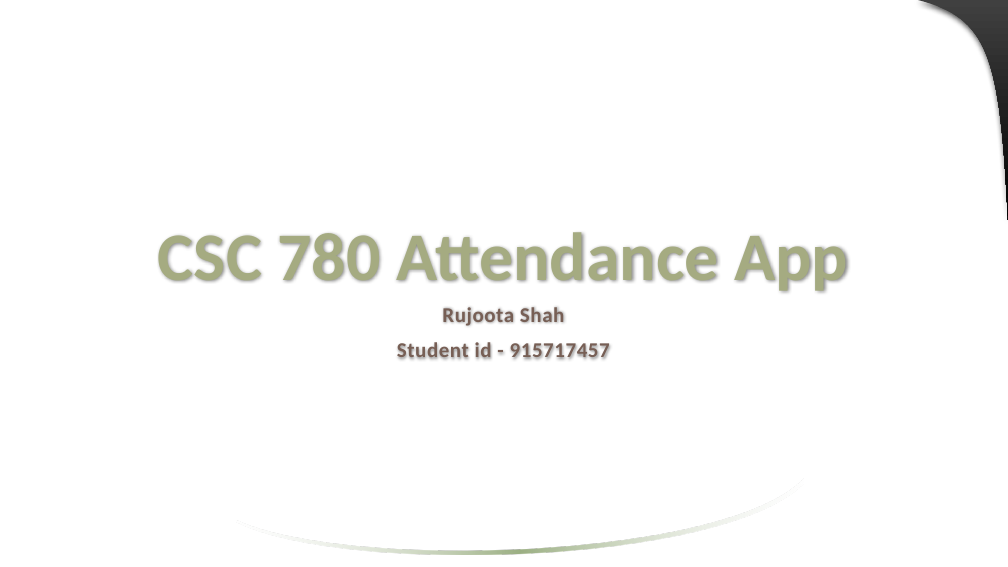
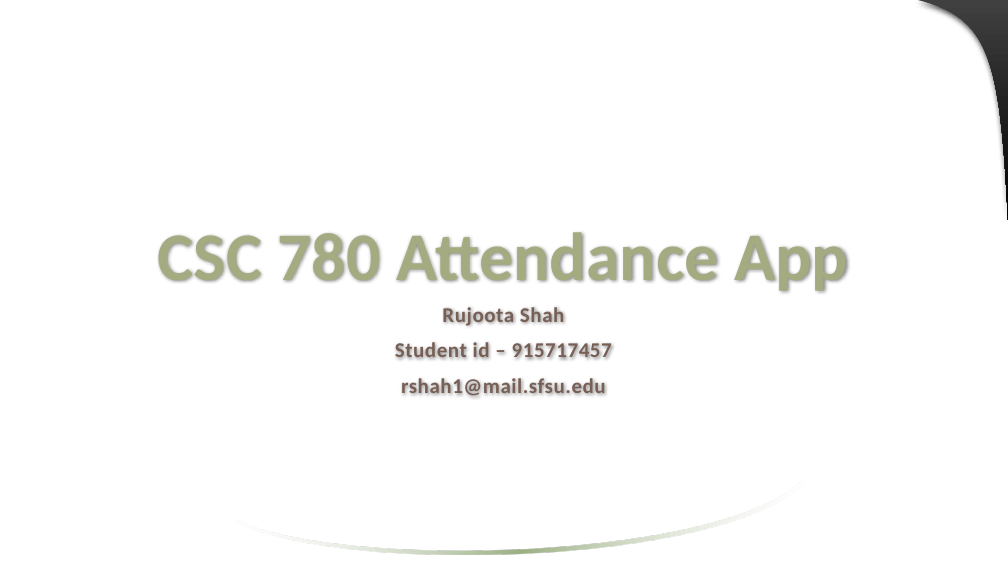
Before and after one commit to jaenudin86/Attendance, a slide deck: slide 1 of Attendance Wireframes.pptx. Drawn at 1008x567 pixels with LibreOffice and Linux fonts; fonts in the diff are those of the drawing. Boxes give left, top, right and bottom in pixels: in the first picture for what was removed or moved away, otherwise in the second. Text is boxed around its words. In the diff, an @@ line names an element or a change of style, - is before the commit and + after.

```diff
--- a/Attendance Wireframes.pptx
+++ b/Attendance Wireframes.pptx
@@ subtitle at bbox=[395, 340, 612, 396]: text changed @@
-Student id - 915717457
+Student id – 915717457
+rshah1@mail.sfsu.edu
```
Also in this commit, not shown: 15 other slides changed, 2 slides added, 35 other files.
